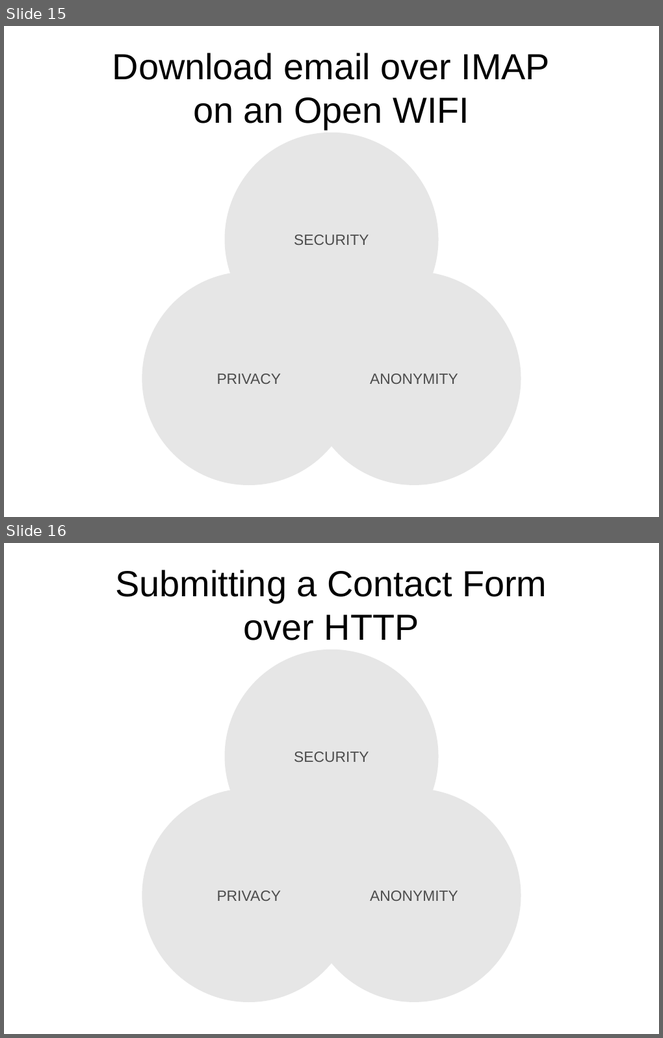
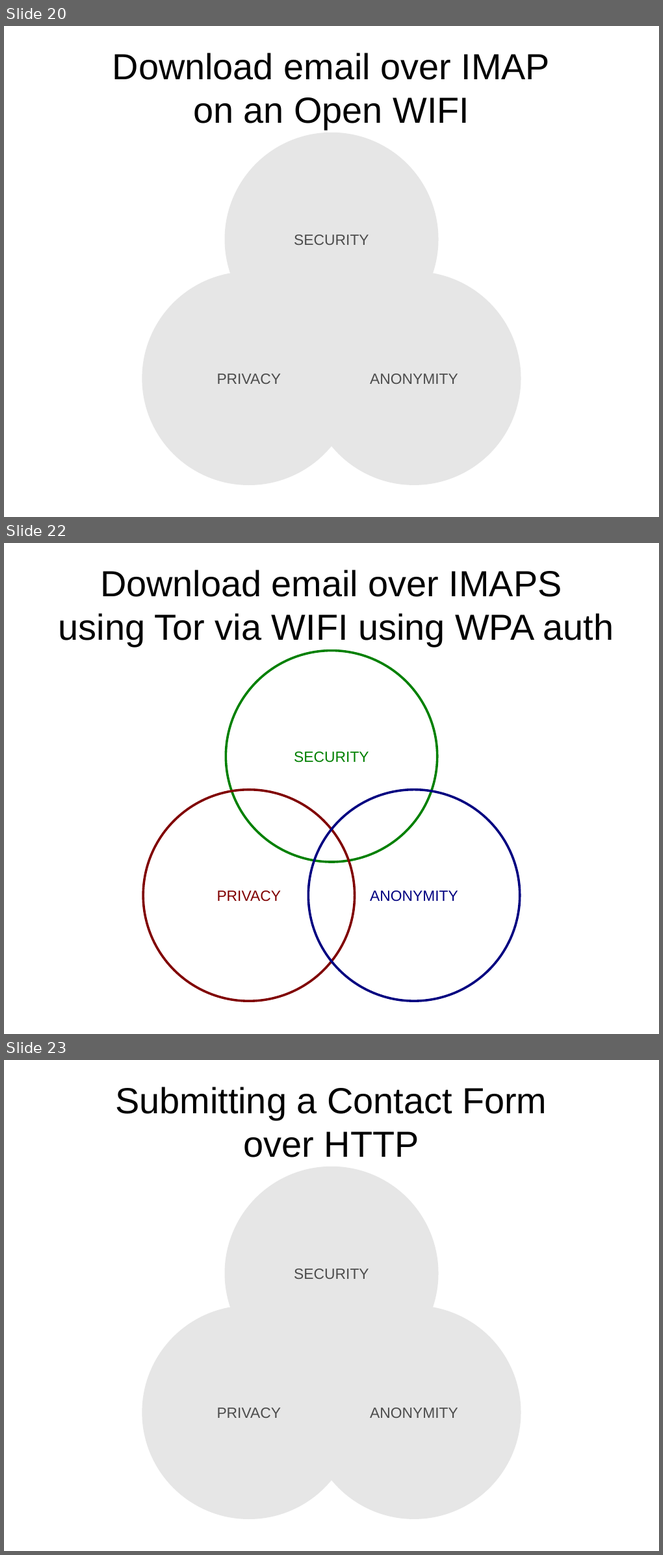
Before and after one commit to bendechrai/preso-security-privacy-anonymity, a slide deck: security-privacy-anonymity.odp. Shown one above the other, each under a label of ours: slides 15 and 16 before the commit, slides 20, 22 and 23 after it; the slides between them are not shown. The pictures are 663x1038 and 663x1555 pixels, drawn with LibreOffice and Linux fonts; fonts in the diff are those of the drawing. Boxes give left, top, right and bottom in pixels: in the first picture for what was removed or moved away, otherwise in the second. Text is boxed around its words. In the diff, an @@ line names an element or a change of style, - is before the commit and + after.

```diff
--- a/security-privacy-anonymity.odp
+++ b/security-privacy-anonymity.odp
@@ slide 22 added at <box>4,543,659,1034</box>, background #FFFFFF @@
@@ title added at <box>59,570,614,646</box>, 44 pt, text #000000 @@
+Download email over IMAPS
+using Tor via WIFI using WPA auth
@@ ellipse added at <box>226,651,438,862</box>, outline #008000 2.83 pt, 18 pt, text #008000 @@
+SECURITY
@@ ellipse added at <box>143,790,355,1001</box>, outline #800000 2.83 pt, 18 pt, text #800000 @@
+PRIVACY
@@ ellipse added at <box>308,790,520,1001</box>, outline #000080 2.83 pt, 18 pt, text #000080 @@
+ANONYMITY
@@ what was slide 15 is now slide 20 @@
@@ what was slide 16 is now slide 23 @@
```
Also in this commit, not shown: 10 slides changed, 14 other slides added, 2 slides removed.
